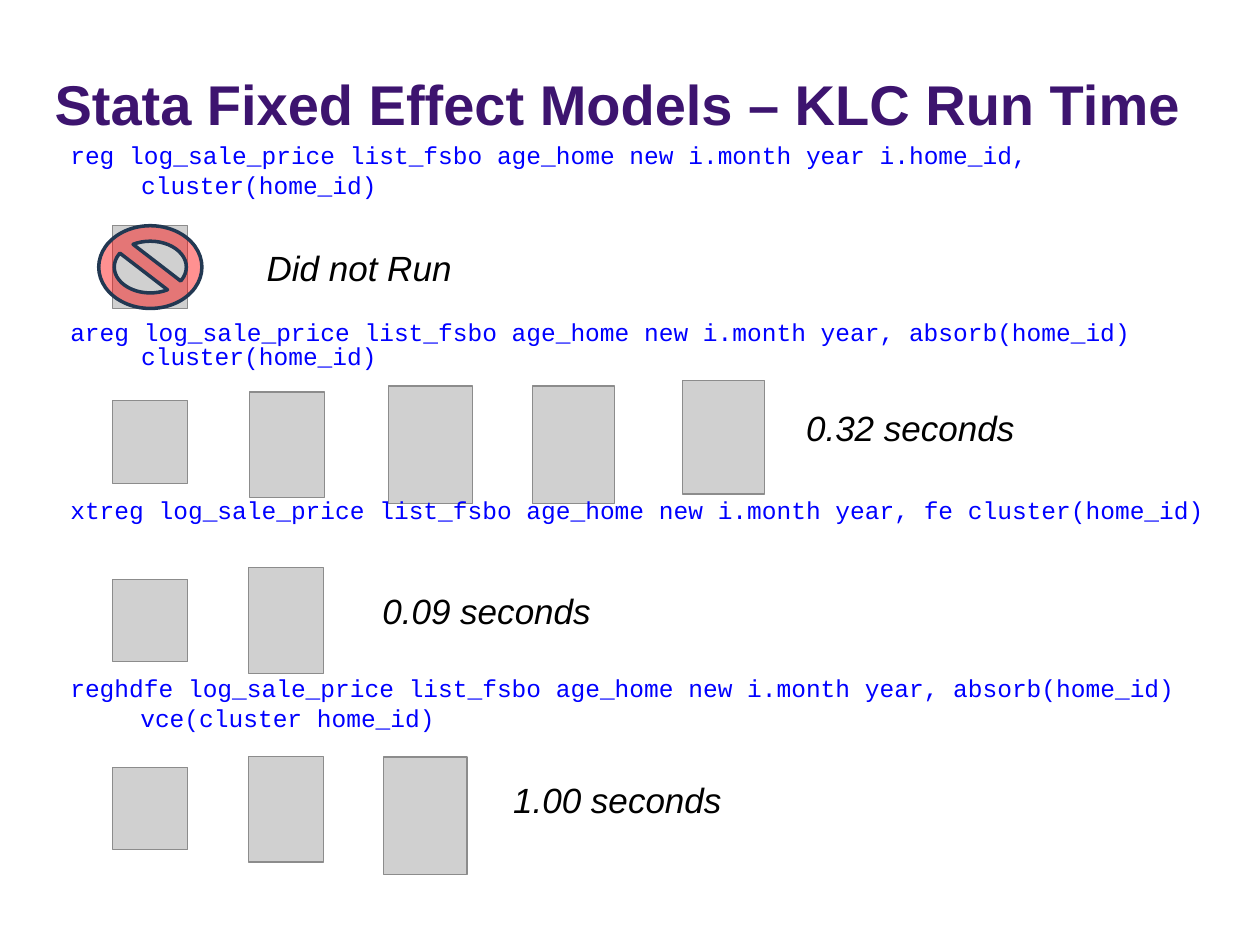
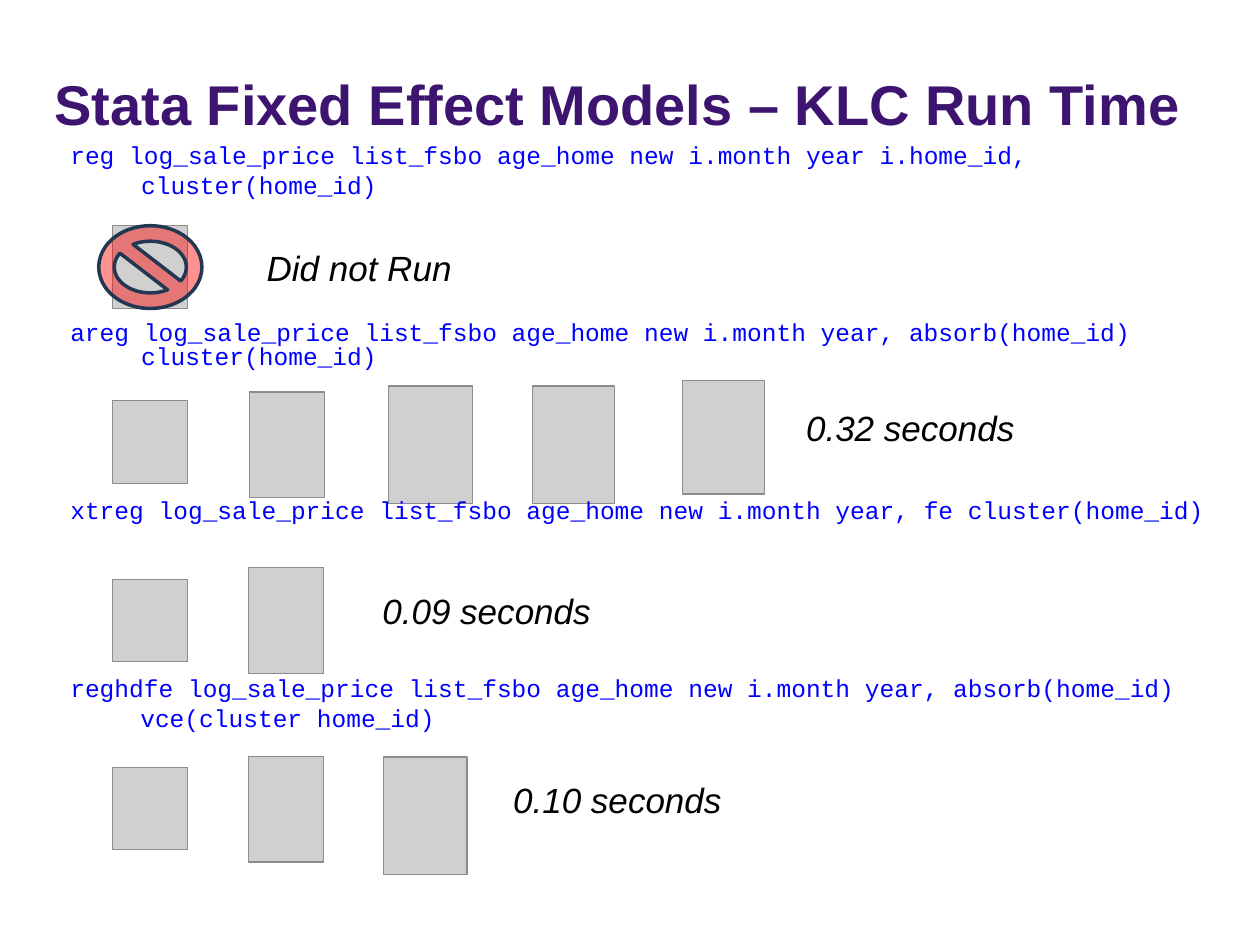
Before and after one commit to rs-kellogg/2023-phd-workshop, a slide deck: slide 9 of session-6-hdfe/Session 7 - High Dimensional Fixed Effects final.pptx. Drawn at 1260x945 pixels with LibreOffice and Linux fonts; fonts in the diff are those of the drawing; grey boxes stand for pictures; background and template pictures are left out. Boxes give left, top, right and bottom in pixels: in the first picture for what was removed or moved away, otherwise in the second. Text is boxed around its words. In the diff, an @@ line names an element or a change of style, - is before the commit and + after.

```diff
--- a/session-6-hdfe/Session 7 - High Dimensional Fixed Effects final.pptx
+++ b/session-6-hdfe/Session 7 - High Dimensional Fixed Effects final.pptx
@@ text at (513,787,721,814): text changed @@
-1.00 seconds
+0.10 seconds
```
